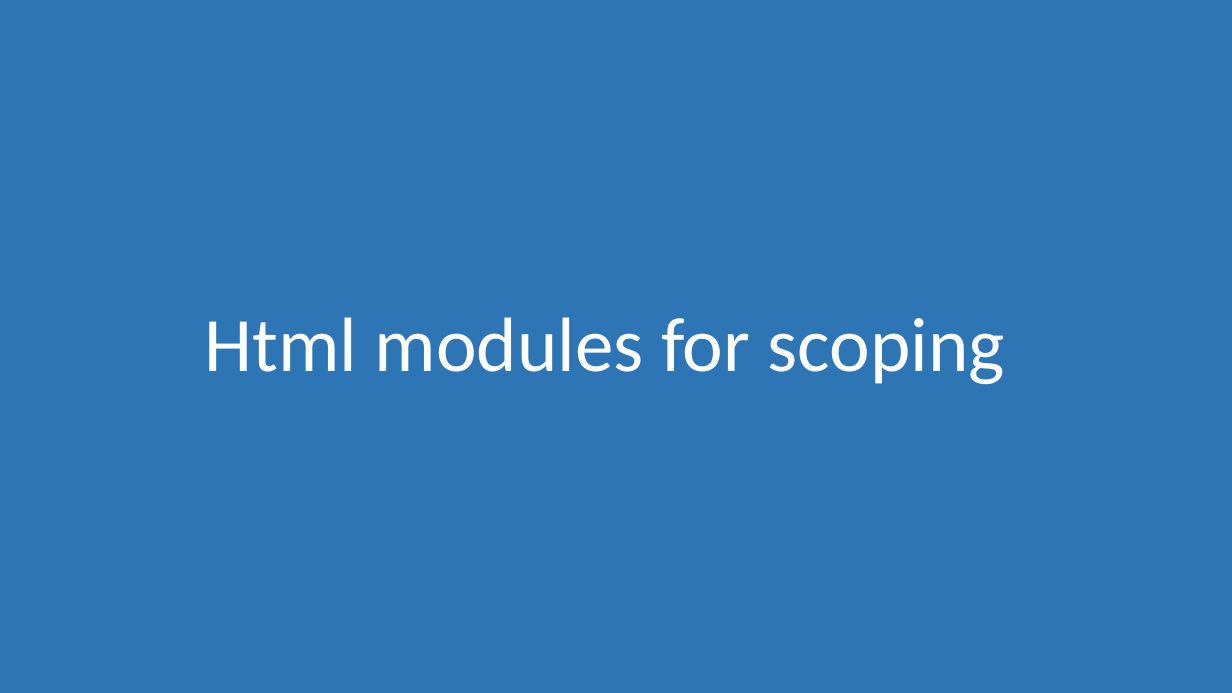
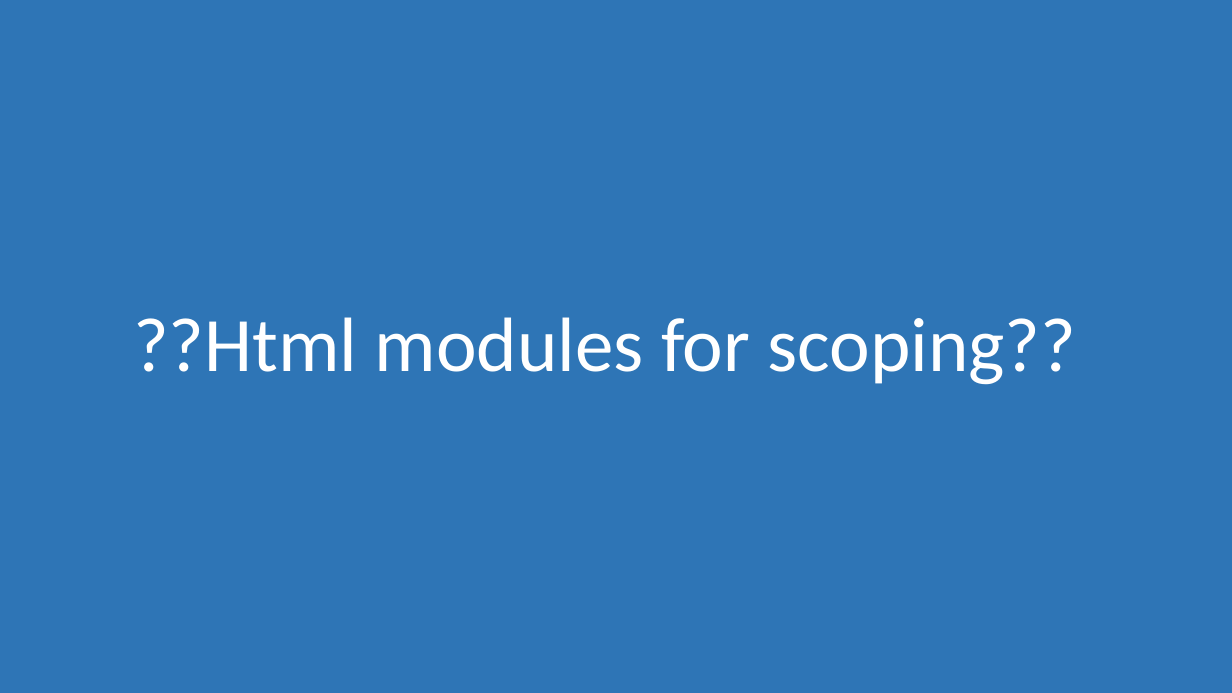
Before and after one commit to morkkis/PWD, a slide deck: slide 66 of presentations/Practical Web Dev.pptx. Drawn at 1232x693 pixels with LibreOffice and Linux fonts; fonts in the diff are those of the drawing. Boxes give left, top, right and bottom in pixels: in the first picture for what was removed or moved away, otherwise in the second. Text is boxed around its words. In the diff, an @@ line names an element or a change of style, - is before the commit and + after.

```diff
--- a/presentations/Practical Web Dev.pptx
+++ b/presentations/Practical Web Dev.pptx
@@ title at [133, 317, 1077, 385]: text changed @@
-Html modules for scoping
+??Html modules for scoping??
```
Also in this commit, not shown: 1 other slide changed, 3 slides added, 1 slide removed, 2 other files.
